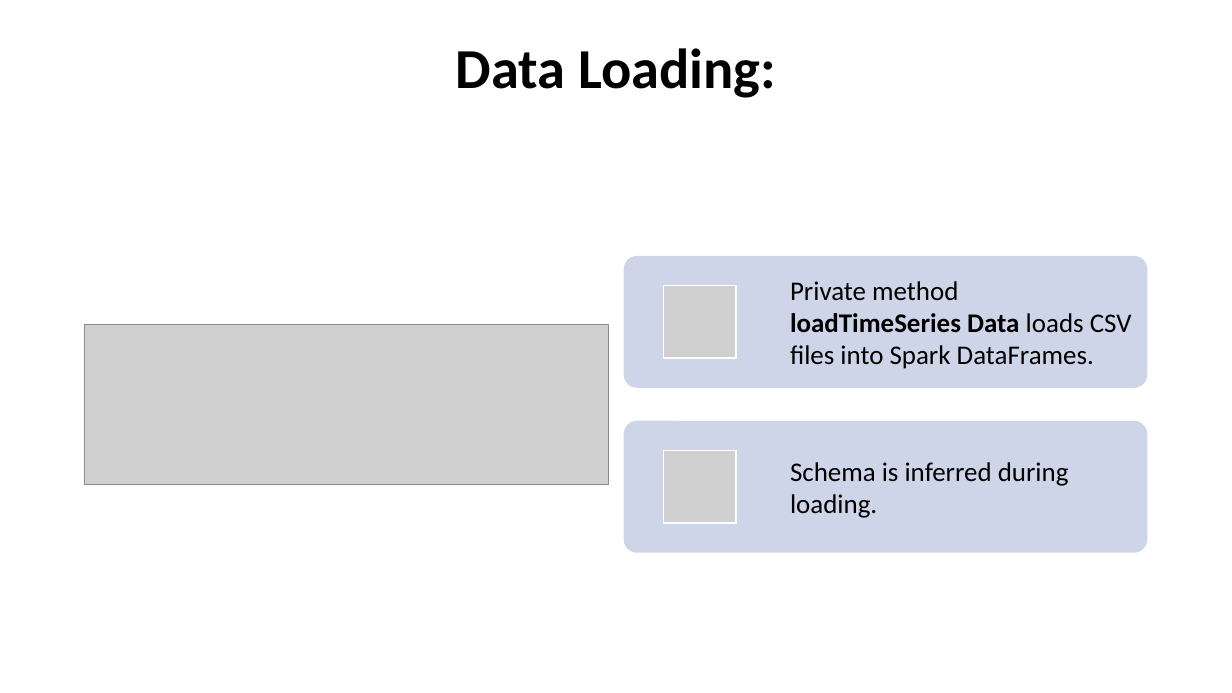
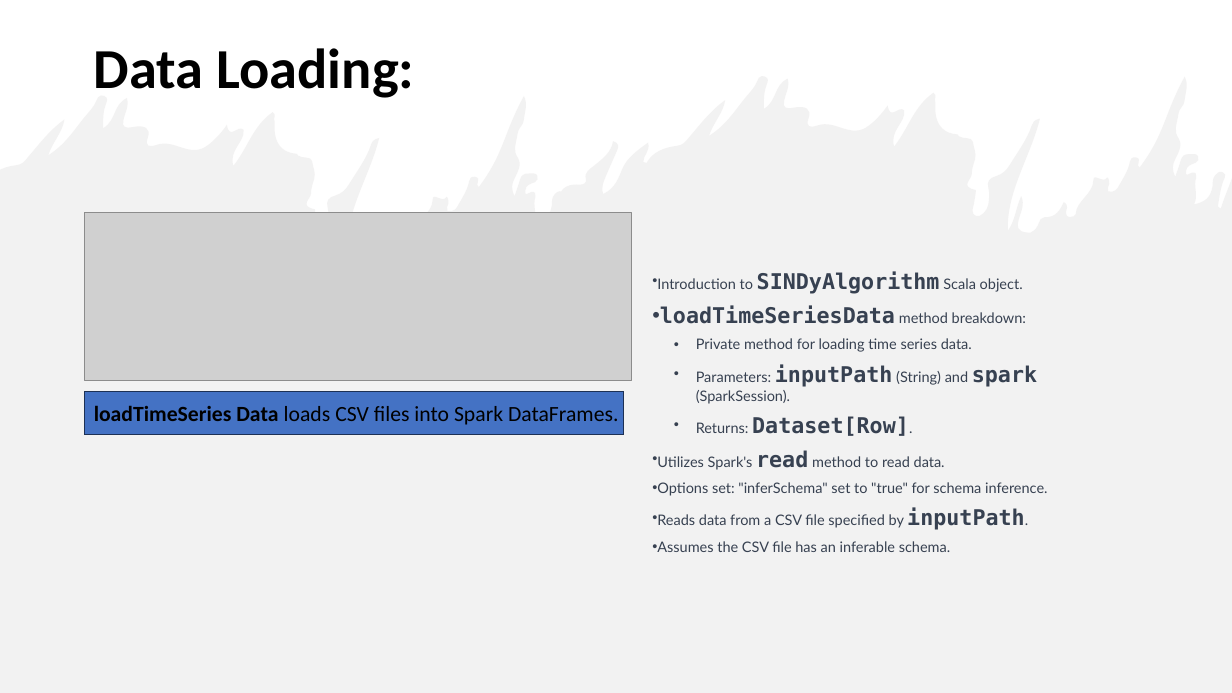
Before and after one commit to steveoscar12/Big-Data-with-Apache-Spark, a slide deck: slide 3 of Xcess Denied.pptx. Drawn at 1232x693 pixels with LibreOffice and Linux fonts; fonts in the diff are those of the drawing; grey boxes stand for pictures. Boxes give left, top, right and bottom in pixels: in the first picture for what was removed or moved away, otherwise in the second. Text is boxed around its words. In the diff, an @@ line names an element or a change of style, - is before the commit and + after.

Commit message:
update slide

```diff
--- a/Xcess Denied.pptx
+++ b/Xcess Denied.pptx
@@ title "Data Loading:" at [94,48,414,98]: alignment centre to left @@
@@ freeform shape added at [0,76,1232,693], fill #E7E6E6 at 50% opacity @@
@@ picture: place and size @@
-picture at [85,324,609,485]
+picture at [85,213,632,381]
@@ text added at [657,271,1048,552], 11.3 pt, text #374151 @@
+• Introduction to SINDyAlgorithm Scala object.
+• loadTimeSeriesData method breakdown:
+  • Private method for loading time series data.
+  • Parameters: inputPath (String) and spark (SparkSession).
+  • Returns: Dataset[Row].
+• Utilizes Spark's read method to read data.
+• Options set: "inferSchema" set to "true" for schema inference.
+• Reads data from a CSV file specified by inputPath.
+• Assumes the CSV file has an inferable schema.
@@ text "loadTimeSeries Data loads CSV files ..." at [94,405,618,425]: vertical alignment middle to top @@
@@ rectangle added at [85,392,624,434], fill #4472C4, outline #1E3256 1 pt @@
@@ text at [94,405,618,425]: text changed; size 21 to 16.9 pt @@
-Private method loadTimeSeries Data loads CSV files into Spark DataFrames.
+loadTimeSeries Data loads CSV files into Spark DataFrames.
@@ group removed at [624,256,1148,553]: 2 rounded rectangles, 2 pictures, 1 text @@
-Schema is inferred during loading.
```
